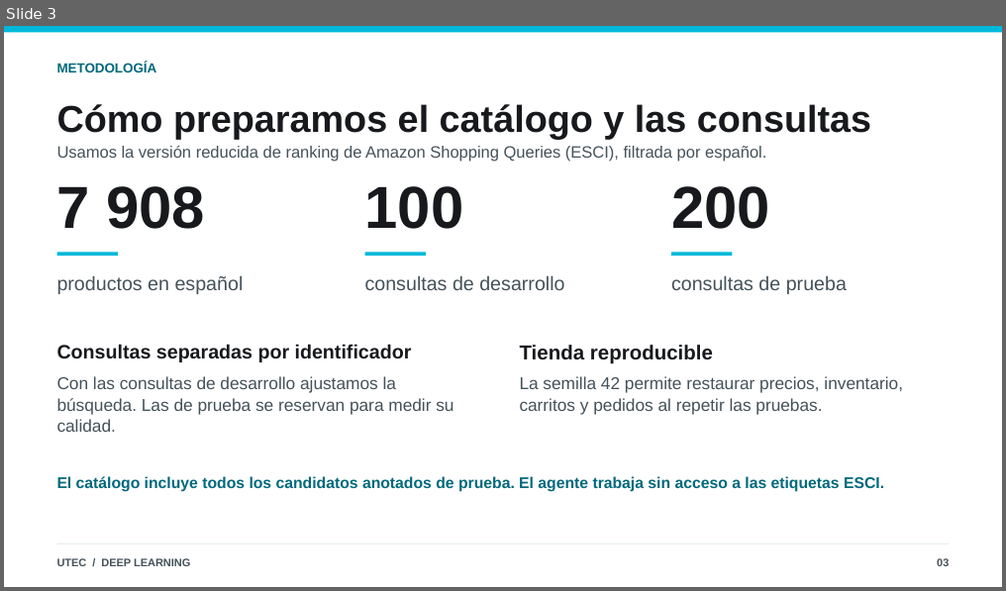
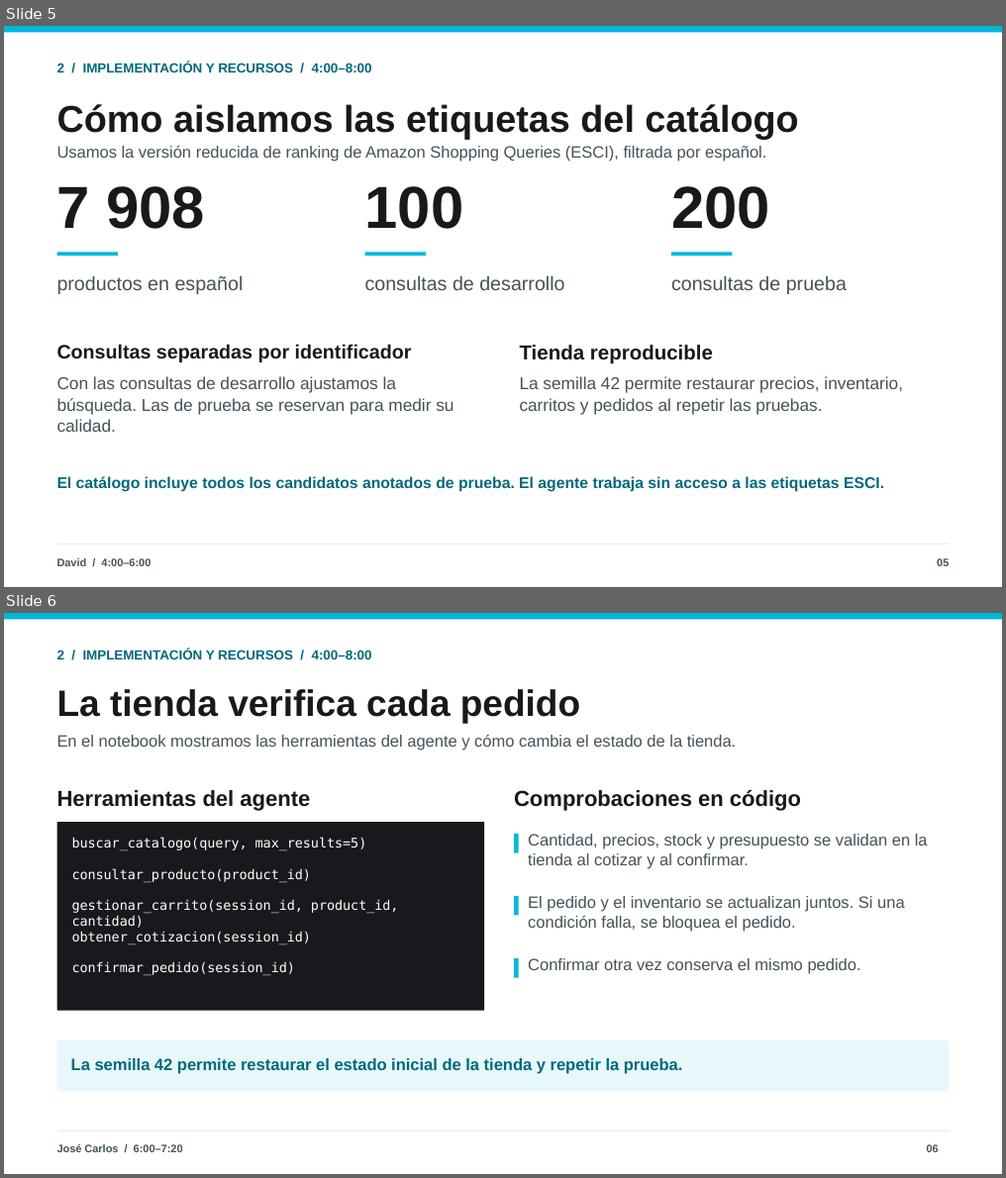
Before and after one commit to josenomberto/UTEC-CDIAV3-MCD8016, a slide deck: Proyecto 4/Presentación Laboratorio 4 - UTEC - con evidencias.pptx. Shown one above the other, each under a label of ours: slide 3 before the commit, slides 5 and 6 after it. The pictures are 1006x591 and 1006x1178 pixels, drawn with LibreOffice and Linux fonts; fonts in the diff are those of the drawing. Boxes give left, top, right and bottom in pixels: in the first picture for what was removed or moved away, otherwise in the second. Text is boxed around its words. In the diff, an @@ line names an element or a change of style, - is before the commit and + after.

Commit message:
Se actualiza presentacion

```diff
--- a/Proyecto 4/Presentación Laboratorio 4 - UTEC - con evidencias.pptx
+++ b/Proyecto 4/Presentación Laboratorio 4 - UTEC - con evidencias.pptx
@@ slide 6 added at (4, 613, 1002, 1174), background #FFFFFF @@
@@ rectangle added at (4, 613, 1002, 619), fill #00B9DA @@
@@ text added at (57, 649, 372, 660), 12.8 pt, text #00697B, bold @@
+2 / IMPLEMENTACIÓN Y RECURSOS / 4:00–8:00
@@ text added at (57, 689, 580, 723), 35.2 pt, text #17191D, bold @@
+La tienda verifica cada pedido
@@ text added at (57, 735, 737, 751), 15.8 pt, text #44525A @@
+En el notebook mostramos las herramientas del agente y cómo cambia el estado de la tienda.
@@ text added at (57, 790, 310, 811), 21 pt, text #17191D, bold @@
+Herramientas del agente
@@ text added at (514, 789, 801, 811), 21 pt, text #17191D, bold @@
+Comprobaciones en código
@@ rectangle added at (57, 822, 484, 1011), fill #17191D @@
@@ text added at (72, 837, 367, 851), 12.8 pt, text #FFFFFF @@
+buscar_catalogo(query, max_results=5)
@@ rectangle added at (514, 834, 519, 854), fill #00B9DA @@
@@ text added at (528, 834, 928, 869), 15.8 pt, text #44525A @@
+Cantidad, precios, stock y presupuesto se validan en la tienda al cotizar y al confirmar.
@@ text added at (72, 868, 312, 882), 12.8 pt, text #FFFFFF @@
+consultar_producto(product_id)
@@ text added at (72, 899, 399, 928), 12.8 pt, text #FFFFFF @@
+gestionar_carrito(session_id, product_id, cantidad)
@@ rectangle added at (514, 896, 519, 916), fill #00B9DA @@
@@ text added at (528, 896, 905, 932), 15.8 pt, text #44525A @@
+El pedido y el inventario se actualizan juntos. Si una condición falla, se bloquea el pedido.
@@ text added at (72, 931, 312, 945), 12.8 pt, text #FFFFFF @@
+obtener_cotizacion(session_id)
@@ text added at (72, 961, 295, 975), 12.8 pt, text #FFFFFF @@
+confirmar_pedido(session_id)
@@ rectangle added at (514, 959, 519, 977), fill #00B9DA @@
@@ text added at (528, 959, 861, 974), 15.8 pt, text #44525A @@
+Confirmar otra vez conserva el mismo pedido.
@@ rectangle added at (57, 1041, 949, 1092), fill #E7F8FB @@
@@ text added at (71, 1059, 683, 1074), 15.8 pt, text #00697B, bold @@
+La semilla 42 permite restaurar el estado inicial de la tienda y repetir la prueba.
@@ rectangle added at (57, 1131, 949, 1132), fill #D9E5E9 @@
@@ text added at (57, 1145, 183, 1153), 10.5 pt, text #44525A, bold @@
+José Carlos / 6:00–7:20
@@ text added at (927, 1145, 939, 1153), 10.5 pt, text #44525A, bold @@
+06
@@ what was slide 3 is now slide 5 @@
@@ slide 5 changed as well @@
@@ text at (57, 63, 372, 73): text changed @@
-METODOLOGÍA
+2 / IMPLEMENTACIÓN Y RECURSOS / 4:00–8:00
@@ text at (57, 104, 798, 139): text changed @@
-Cómo preparamos el catálogo y las consultas
+Cómo aislamos las etiquetas del catálogo
@@ text at (57, 559, 151, 567): text changed @@
-UTEC / DEEP LEARNING
+David / 4:00–6:00
@@ text at (937, 559, 948, 567): text changed @@
-03
+05
```
Also in this commit, not shown: 6 other slides changed, 6 other slides added, 5 slides removed, 1 other file.
